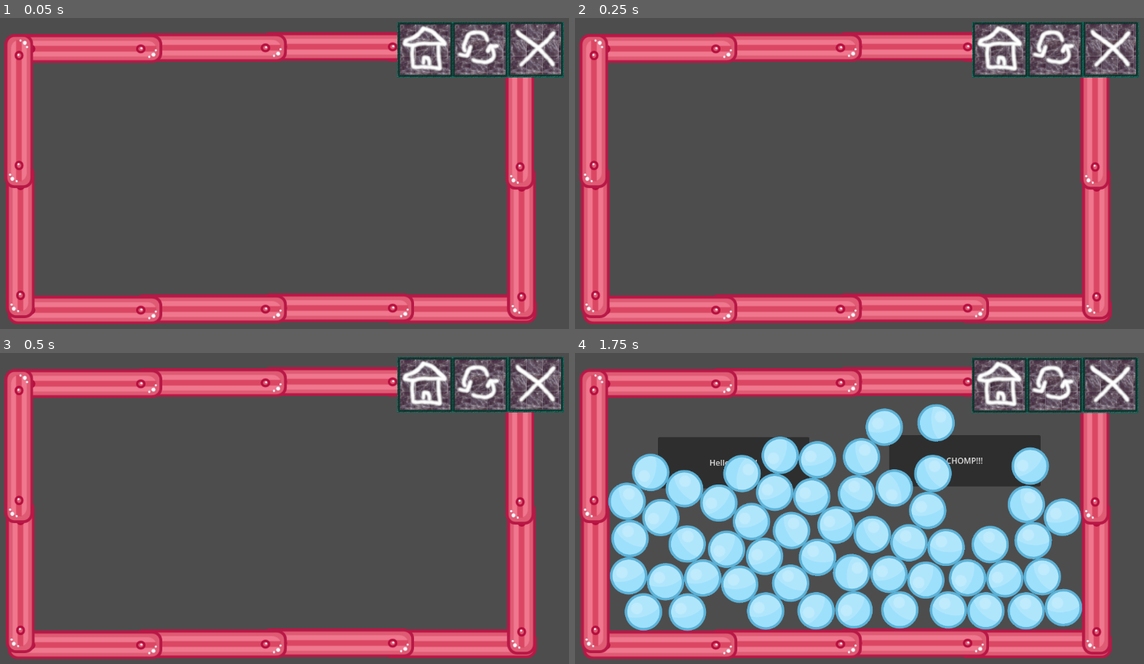
Above: before the commit, frames 1-4 (two rows, left to right).
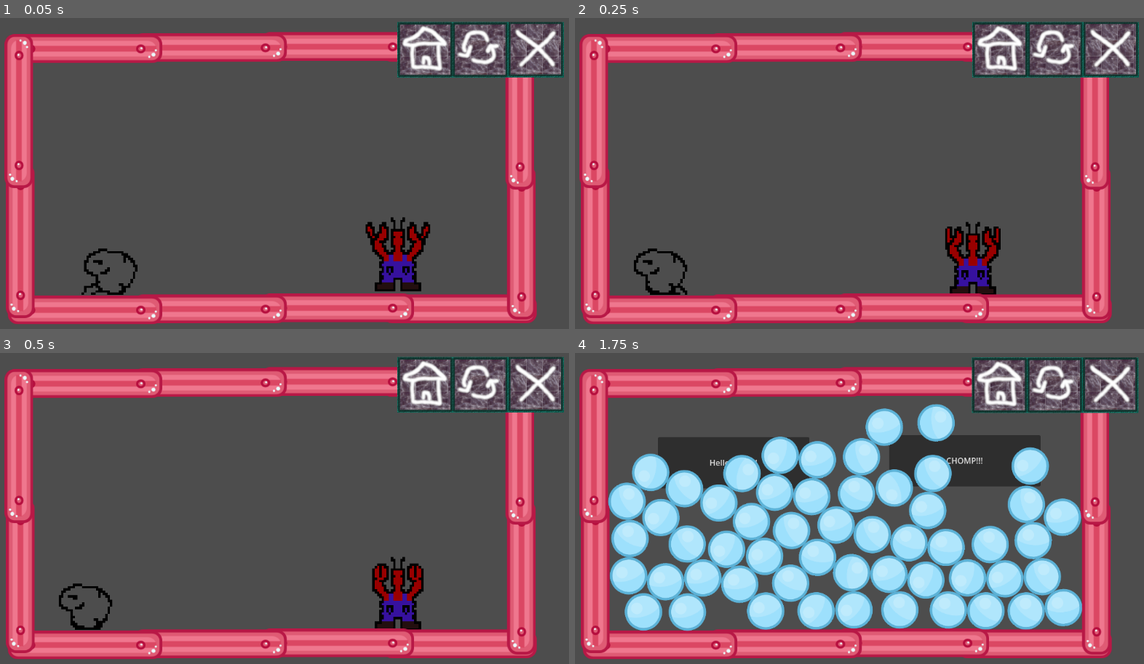
Above: after the commit, the same moments.

Repository: StevenPartridge/godot-learning
Game: Godot game, scene res://Chompers.tscn
The game is run twice, just before and just after one commit, with the same random seed, the same clock (stepped at 60 frames per second) and the same inputs. This scene is started directly instead of the project's main scene.
Inputs (mouse positions are in pixels of both pictures, inside the frame that each line leads up to):
- Up to frame 1 (0.05 s): no input
- Up to frame 2 (0.25 s): no input
- Up to frame 3 (0.5 s): no input
- Up to frame 4 (1.75 s): click (1001, 384) at 0.5 s; move the mouse to (978, 499) at 1.27 s; hold Right (MoveRight, bound only after the commit) from 1.28 s (still down); tap Space (Jump, bound only after the commit) at 1.35, 1.52 s

The runs differ from the first frame. In frame 1, 2.0% of the frame differs, in the area x 14-76%, y 64-90%; in frame 2, 2.0%; in frame 3, 1.9%; in frame 4, nothing differs.

Commit message:
Adds zoidberg and crawler

Diff:
--- a/src/Chompers.tscn
+++ b/src/Chompers.tscn
@@ -1,7 +1,9 @@
-[gd_scene load_steps=3 format=3 uid="uid://watu4dfaugua"]
+[gd_scene load_steps=5 format=3 uid="uid://watu4dfaugua"]
 
 [ext_resource type="PackedScene" uid="uid://duu07u5cans21" path="res://ControlPanel.tscn" id="1_cphbl"]
 [ext_resource type="PackedScene" uid="uid://f061epmdy5ix" path="res://WallFrame.tscn" id="2_8kehj"]
+[ext_resource type="PackedScene" uid="uid://taxej333tepe" path="res://Zoidberg.tscn" id="3_m1blt"]
+[ext_resource type="PackedScene" uid="uid://cco35kvlqahq2" path="res://Crawler.tscn" id="3_macxa"]
 
 [node name="SceneChompers" type="Node2D"]
 
@@ -18,3 +20,11 @@
 [node name="CanvasGroup2" type="CanvasGroup" parent="."]
 
 [node name="WallContainer" parent="CanvasGroup2" instance=ExtResource("2_8kehj")]
+
+[node name="Zoidberg" parent="." instance=ExtResource("3_m1blt")]
+position = Vector2(813, 468)
+scale = Vector2(4.6, 4.6)
+
+[node name="Crawler" parent="." instance=ExtResource("3_macxa")]
+position = Vector2(259, 504)
+scale = Vector2(4.6, 4.6)
--- /dev/null
+++ b/src/Crawler.gd
@@ -0,0 +1,70 @@
+extends CharacterBody2D
+
+@onready var crawler = $AnimatedSprite2D
+var speed = 300 # Adjust speed as needed
+var direction = -1 # -1 for left, 1 for right
+
+var moving_time = 0.2 # Time in seconds the enemy moves before pausing
+var pause_time = 0.8 # Time in seconds the enemy pauses before moving again
+
+var current_time = 0.0 # Time tracker
+var is_moving = true # State tracker
+
+# Called when the node enters the scene tree for the first time.
+func _ready():
+	crawler.play("walk_left")
+
+# Called every frame. 'delta' is the elapsed time since the previous frame.
+func _physics_process(delta):
+
+
+	# Move and slide
+	move_crawler(delta)
+
+	if is_colliding():
+		direction *= -1 # Change direction
+		update_flip()
+		update_animation()
+
+func move_crawler(delta):
+	current_time += delta
+
+	if is_moving:
+		crawl_forward(delta)
+		if current_time >= moving_time:
+			current_time = 0
+			is_moving = false
+	else:
+		if current_time >= pause_time:
+			current_time = 0
+			is_moving = true
+
+func crawl_forward(delta):
+	velocity.x = direction * speed # Set horizontal velocity
+	move_and_slide()
+
+func update_flip():
+	# Flip the sprite based on the direction
+	crawler.flip_h = (direction == 1)
+	reset_vars()
+
+func reset_vars():
+	current_time = 0.0
+	crawler.play("walk_left")
+
+func is_colliding():
+	# Check for collision
+	if get_slide_collision_count() > 0:
+		for i in range(get_slide_collision_count()):
+			var collision = get_slide_collision(i)
+			var colliderName = collision.get_collider().get_name()
+			if colliderName.find("WallSection") != -1: # Check if the collision is with a StaticBody2D (like your walls)
+				return true
+				break # Exit the loop after handling the collision
+	return false
+
+func update_animation():
+	if direction == 1:
+		crawler.play("walk_right")
+	else:
+		crawler.play("walk_left")
--- /dev/null
+++ b/src/Crawler.tscn
@@ -0,0 +1,159 @@
+[gd_scene load_steps=21 format=3 uid="uid://cco35kvlqahq2"]
+
+[ext_resource type="Script" path="res://Crawler.gd" id="1_gvy1c"]
+[ext_resource type="Texture2D" uid="uid://cp2gg54dr0a8h" path="res://assets/animations/Crawler.png" id="2_m7qi3"]
+
+[sub_resource type="AtlasTexture" id="AtlasTexture_dp2d3"]
+atlas = ExtResource("2_m7qi3")
+region = Rect2(0, 0, 25, 20)
+
+[sub_resource type="AtlasTexture" id="AtlasTexture_0r1is"]
+atlas = ExtResource("2_m7qi3")
+region = Rect2(25, 0, 25, 20)
+
+[sub_resource type="AtlasTexture" id="AtlasTexture_0q461"]
+atlas = ExtResource("2_m7qi3")
+region = Rect2(50, 0, 25, 20)
+
+[sub_resource type="AtlasTexture" id="AtlasTexture_wvsej"]
+atlas = ExtResource("2_m7qi3")
+region = Rect2(75, 0, 25, 20)
+
+[sub_resource type="AtlasTexture" id="AtlasTexture_gu4b1"]
+atlas = ExtResource("2_m7qi3")
+region = Rect2(100, 0, 25, 20)
+
+[sub_resource type="AtlasTexture" id="AtlasTexture_fsktk"]
+atlas = ExtResource("2_m7qi3")
+region = Rect2(125, 0, 25, 20)
+
+[sub_resource type="AtlasTexture" id="AtlasTexture_ridlu"]
+atlas = ExtResource("2_m7qi3")
+region = Rect2(150, 0, 25, 20)
+
+[sub_resource type="AtlasTexture" id="AtlasTexture_ptxc6"]
+atlas = ExtResource("2_m7qi3")
+region = Rect2(175, 0, 25, 20)
+
+[sub_resource type="AtlasTexture" id="AtlasTexture_i7ql0"]
+atlas = ExtResource("2_m7qi3")
+region = Rect2(0, 0, 25, 20)
+
+[sub_resource type="AtlasTexture" id="AtlasTexture_md0go"]
+atlas = ExtResource("2_m7qi3")
+region = Rect2(25, 0, 25, 20)
+
+[sub_resource type="AtlasTexture" id="AtlasTexture_ijwta"]
+atlas = ExtResource("2_m7qi3")
+region = Rect2(50, 0, 25, 20)
+
+[sub_resource type="AtlasTexture" id="AtlasTexture_6mtvk"]
+atlas = ExtResource("2_m7qi3")
+region = Rect2(75, 0, 25, 20)
+
+[sub_resource type="AtlasTexture" id="AtlasTexture_17rph"]
+atlas = ExtResource("2_m7qi3")
+region = Rect2(100, 0, 25, 20)
+
+[sub_resource type="AtlasTexture" id="AtlasTexture_jrrb0"]
+atlas = ExtResource("2_m7qi3")
+region = Rect2(125, 0, 25, 20)
+
+[sub_resource type="AtlasTexture" id="AtlasTexture_m035y"]
+atlas = ExtResource("2_m7qi3")
+region = Rect2(150, 0, 25, 20)
+
+[sub_resource type="AtlasTexture" id="AtlasTexture_5bpo0"]
+atlas = ExtResource("2_m7qi3")
+region = Rect2(175, 0, 25, 20)
+
+[sub_resource type="SpriteFrames" id="SpriteFrames_4gkw0"]
+animations = [{
+"frames": [{
+"duration": 1.0,
+"texture": SubResource("AtlasTexture_dp2d3")
+}, {
+"duration": 1.0,
+"texture": SubResource("AtlasTexture_0r1is")
+}, {
+"duration": 1.0,
+"texture": SubResource("AtlasTexture_0q461")
+}, {
+"duration": 1.0,
+"texture": SubResource("AtlasTexture_wvsej")
+}, {
+"duration": 1.0,
+"texture": SubResource("AtlasTexture_gu4b1")
+}, {
+"duration": 1.0,
+"texture": SubResource("AtlasTexture_fsktk")
+}, {
+"duration": 1.0,
+"texture": SubResource("AtlasTexture_ridlu")
+}, {
+"duration": 1.0,
+"texture": SubResource("AtlasTexture_ptxc6")
+}, {
+"duration": 1.0,
+"texture": SubResource("AtlasTexture_ptxc6")
+}, {
+"duration": 1.0,
+"texture": SubResource("AtlasTexture_ptxc6")
+}],
+"loop": true,
+"name": &"walk_left",
+"speed": 10.0
+}, {
+"frames": [{
+"duration": 1.0,
+"texture": SubResource("AtlasTexture_i7ql0")
+}, {
+"duration": 1.0,
+"texture": SubResource("AtlasTexture_md0go")
+}, {
+"duration": 1.0,
+"texture": SubResource("AtlasTexture_ijwta")
+}, {
+"duration": 1.0,
+"texture": SubResource("AtlasTexture_6mtvk")
+}, {
+"duration": 1.0,
+"texture": SubResource("AtlasTexture_17rph")
+}, {
+"duration": 1.0,
+"texture": SubResource("AtlasTexture_jrrb0")
+}, {
+"duration": 1.0,
+"texture": SubResource("AtlasTexture_m035y")
+}, {
+"duration": 1.0,
+"texture": SubResource("AtlasTexture_5bpo0")
+}, {
+"duration": 1.0,
+"texture": SubResource("AtlasTexture_5bpo0")
+}, {
+"duration": 1.0,
+"texture": SubResource("AtlasTexture_5bpo0")
+}],
+"loop": true,
+"name": &"walk_right",
+"speed": 10.0
+}]
+
+[sub_resource type="RectangleShape2D" id="RectangleShape2D_k0m6d"]
+size = Vector2(19, 16)
+
+[node name="Crawler" type="CharacterBody2D"]
+collision_layer = 2
+script = ExtResource("1_gvy1c")
+
+[node name="AnimatedSprite2D" type="AnimatedSprite2D" parent="."]
+texture_filter = 1
+sprite_frames = SubResource("SpriteFrames_4gkw0")
+animation = &"walk_left"
+frame_progress = 0.0513181
+
+[node name="CollisionShape2D" type="CollisionShape2D" parent="."]
+visible = false
+position = Vector2(-0.5, 1)
+shape = SubResource("RectangleShape2D_k0m6d")
--- a/src/EnemyChomper.tscn
+++ b/src/EnemyChomper.tscn
@@ -1,6 +1,4 @@
-[gd_scene load_steps=4 format=3 uid="uid://d21movn28vy3y"]
-
-[ext_resource type="Texture2D" uid="uid://dljj82xwv08aw" path="res://assets/animations/chomper/spritesheet.png" id="1_y5krh"]
+[gd_scene load_steps=3 format=3 uid="uid://d21movn28vy3y"]
 
 [sub_resource type="Animation" id="Animation_ocpmk"]
 resource_name = "Default"
@@ -24,12 +22,12 @@
 "Default": SubResource("Animation_ocpmk")
 }
 
-[node name="EnemyChomper" type="Sprite2D"]
+[node name="EnemyChomper" type="CharacterBody2D"]
 texture_filter = 1
-texture = ExtResource("1_y5krh")
-hframes = 4
 
 [node name="AnimationPlayer" type="AnimationPlayer" parent="."]
 libraries = {
 "": SubResource("AnimationLibrary_4ud80")
 }
+
+[node name="CollisionShape2D" type="CollisionShape2D" parent="."]
--- /dev/null
+++ b/src/Zoidberg.gd
@@ -0,0 +1,49 @@
+extends CharacterBody2D
+
+const SPEED = 300.0
+const JUMP_VELOCITY = -400.0
+const DECELERATION = 0.1 # Deceleration factor for smooth stopping
+
+const MIN_SCALE = 1
+const MAX_SCALE = 3
+
+@onready var animation = $AnimatedSprite2D
+
+# Get the gravity from the project settings to be synced with RigidBody nodes.
+var gravity = ProjectSettings.get_setting("physics/2d/default_gravity")
+
+func _physics_process(delta):
+
+	update_velocity(delta)
+	update_animation_fps()
+	move_and_slide()
+
+func update_velocity(delta):
+		# Add the gravity.
+	if not is_on_floor():
+		velocity.y += gravity * delta
+
+	# Handle Jump.
+	if Input.is_action_just_pressed("Jump") and is_on_floor():
+		velocity.y = JUMP_VELOCITY
+
+	# Handle Horizontal Movement
+	var direction = 0
+	if Input.is_action_pressed("MoveLeft"):
+		direction -= 1
+	if Input.is_action_pressed("MoveRight"):
+		direction += 1
+
+	if direction != 0:
+		animation.play("walking")
+		velocity.x = direction * SPEED
+	else:
+		animation.play("still")
+		# Smooth deceleration when no input is provided
+		velocity.x = lerp(velocity.x, 0.0, DECELERATION)
+
+func update_animation_fps():
+	var current_speed = abs(velocity.x)
+	var max_speed = SPEED
+	var fps = lerp(MIN_SCALE, MAX_SCALE, current_speed / max_speed)
+	animation.speed_scale = fps
--- /dev/null
+++ b/src/Zoidberg.tscn
@@ -0,0 +1,146 @@
+[gd_scene load_steps=22 format=3 uid="uid://taxej333tepe"]
+
+[ext_resource type="Script" path="res://Zoidberg.gd" id="1_w8ta2"]
+[ext_resource type="Texture2D" uid="uid://c42mmskwhc7on" path="res://assets/animations/ZoidbergStill (1).png" id="2_cb4xy"]
+[ext_resource type="Texture2D" uid="uid://bktv52lq3c8ku" path="res://assets/animations/ZoidbergWalking.png" id="3_xk54w"]
+
+[sub_resource type="AtlasTexture" id="AtlasTexture_r480y"]
+atlas = ExtResource("2_cb4xy")
+region = Rect2(0, 0, 32, 32)
+
+[sub_resource type="AtlasTexture" id="AtlasTexture_n15wx"]
+atlas = ExtResource("2_cb4xy")
+region = Rect2(32, 0, 32, 32)
+
+[sub_resource type="AtlasTexture" id="AtlasTexture_16ngd"]
+atlas = ExtResource("2_cb4xy")
+region = Rect2(64, 0, 32, 32)
+
+[sub_resource type="AtlasTexture" id="AtlasTexture_dyb6l"]
+atlas = ExtResource("2_cb4xy")
+region = Rect2(96, 0, 32, 32)
+
+[sub_resource type="AtlasTexture" id="AtlasTexture_mhxa0"]
+atlas = ExtResource("2_cb4xy")
+region = Rect2(128, 0, 32, 32)
+
+[sub_resource type="AtlasTexture" id="AtlasTexture_nk55h"]
+atlas = ExtResource("2_cb4xy")
+region = Rect2(160, 0, 32, 32)
+
+[sub_resource type="AtlasTexture" id="AtlasTexture_qwhna"]
+atlas = ExtResource("2_cb4xy")
+region = Rect2(192, 0, 32, 32)
+
+[sub_resource type="AtlasTexture" id="AtlasTexture_k4gsh"]
+atlas = ExtResource("2_cb4xy")
+region = Rect2(224, 0, 32, 32)
+
+[sub_resource type="AtlasTexture" id="AtlasTexture_tvk5h"]
+atlas = ExtResource("3_xk54w")
+region = Rect2(0, 0, 32, 32)
+
+[sub_resource type="AtlasTexture" id="AtlasTexture_pm110"]
+atlas = ExtResource("3_xk54w")
+region = Rect2(32, 0, 32, 32)
+
+[sub_resource type="AtlasTexture" id="AtlasTexture_a8qy6"]
+atlas = ExtResource("3_xk54w")
+region = Rect2(64, 0, 32, 32)
+
+[sub_resource type="AtlasTexture" id="AtlasTexture_rsgx5"]
+atlas = ExtResource("3_xk54w")
+region = Rect2(96, 0, 32, 32)
+
+[sub_resource type="AtlasTexture" id="AtlasTexture_gllyi"]
+atlas = ExtResource("3_xk54w")
+region = Rect2(128, 0, 32, 32)
+
+[sub_resource type="AtlasTexture" id="AtlasTexture_7tyyt"]
+atlas = ExtResource("3_xk54w")
+region = Rect2(160, 0, 32, 32)
+
+[sub_resource type="AtlasTexture" id="AtlasTexture_dt8jy"]
+atlas = ExtResource("3_xk54w")
+region = Rect2(192, 0, 32, 32)
+
+[sub_resource type="AtlasTexture" id="AtlasTexture_1k3dw"]
+atlas = ExtResource("3_xk54w")
+region = Rect2(224, 0, 32, 32)
+
+[sub_resource type="SpriteFrames" id="SpriteFrames_hmf42"]
+animations = [{
+"frames": [{
+"duration": 1.0,
+"texture": SubResource("AtlasTexture_r480y")
+}, {
+"duration": 1.0,
+"texture": SubResource("AtlasTexture_n15wx")
+}, {
+"duration": 1.0,
+"texture": SubResource("AtlasTexture_16ngd")
+}, {
+"duration": 1.0,
+"texture": SubResource("AtlasTexture_dyb6l")
+}, {
+"duration": 1.0,
+"texture": SubResource("AtlasTexture_mhxa0")
+}, {
+"duration": 1.0,
+"texture": SubResource("AtlasTexture_nk55h")
+}, {
+"duration": 1.0,
+"texture": SubResource("AtlasTexture_qwhna")
+}, {
+"duration": 1.0,
+"texture": SubResource("AtlasTexture_k4gsh")
+}],
+"loop": true,
+"name": &"still",
+"speed": 8.0
+}, {
+"frames": [{
+"duration": 1.0,
+"texture": SubResource("AtlasTexture_tvk5h")
+}, {
+"duration": 1.0,
+"texture": SubResource("AtlasTexture_pm110")
+}, {
+"duration": 1.0,
+"texture": SubResource("AtlasTexture_a8qy6")
+}, {
+"duration": 1.0,
+"texture": SubResource("AtlasTexture_rsgx5")
+}, {
+"duration": 1.0,
+"texture": SubResource("AtlasTexture_gllyi")
+}, {
+"duration": 1.0,
+"texture": SubResource("AtlasTexture_7tyyt")
+}, {
+"duration": 1.0,
+"texture": SubResource("AtlasTexture_dt8jy")
+}, {
+"duration": 1.0,
+"texture": SubResource("AtlasTexture_1k3dw")
+}],
+"loop": true,
+"name": &"walking",
+"speed": 8.0
+}]
+
+[sub_resource type="RectangleShape2D" id="RectangleShape2D_s77qc"]
+size = Vector2(22, 30)
+
+[node name="Zoidberg" type="CharacterBody2D"]
+script = ExtResource("1_w8ta2")
+
+[node name="AnimatedSprite2D" type="AnimatedSprite2D" parent="."]
+texture_filter = 1
+sprite_frames = SubResource("SpriteFrames_hmf42")
+animation = &"walking"
+frame_progress = 0.242417
+speed_scale = 2.0
+
+[node name="CollisionShape2D" type="CollisionShape2D" parent="."]
+shape = SubResource("RectangleShape2D_s77qc")
--- a/src/project.godot
+++ b/src/project.godot
@@ -51,3 +51,22 @@
 "events": [Object(InputEventMouseButton,"resource_local_to_scene":false,"resource_name":"","device":0,"window_id":0,"al …(252 unchanged characters)…
 ]
 }
+Jump={
+"deadzone": 0.5,
+"events": [Object(InputEventKey,"resource_local_to_scene":false,"resource_name":"","device":0,"window_id":0,"alt_pressed":false,"shift_pressed":false,"ctrl_pressed":false,"meta_pressed":false,"pressed":false,"keycode":0,"physical_keycode":32,"key_label":0,"unicode":0,"echo":false,"script":null)
+, Object(InputEventKey,"resource_local_to_scene":false,"resource_name":"","device":-1,"window_id":0,"alt_pressed":false,"shift_pressed":false,"ctrl_pressed":false,"meta_pressed":false,"pressed":false,"keycode":0,"physical_keycode":87,"key_label":0,"unicode":119,"echo":false,"script":null)
+, Object(InputEventKey,"resource_local_to_scene":false,"resource_name":"","device":0,"window_id":0,"alt_pressed":false,"shift_pressed":false,"ctrl_pressed":false,"meta_pressed":false,"pressed":false,"keycode":0,"physical_keycode":4194320,"key_label":0,"unicode":0,"echo":false,"script":null)
+]
+}
+MoveLeft={
+"deadzone": 0.5,
+"events": [Object(InputEventKey,"resource_local_to_scene":false,"resource_name":"","device":-1,"window_id":0,"alt_pressed":false,"shift_pressed":false,"ctrl_pressed":false,"meta_pressed":false,"pressed":false,"keycode":0,"physical_keycode":65,"key_label":0,"unicode":97,"echo":false,"script":null)
+, Object(InputEventKey,"resource_local_to_scene":false,"resource_name":"","device":-1,"window_id":0,"alt_pressed":false,"shift_pressed":false,"ctrl_pressed":false,"meta_pressed":false,"pressed":false,"keycode":0,"physical_keycode":4194319,"key_label":0,"unicode":0,"echo":false,"script":null)
+]
+}
+MoveRight={
+"deadzone": 0.5,
+"events": [Object(InputEventKey,"resource_local_to_scene":false,"resource_name":"","device":-1,"window_id":0,"alt_pressed":false,"shift_pressed":false,"ctrl_pressed":false,"meta_pressed":false,"pressed":false,"keycode":0,"physical_keycode":4194321,"key_label":0,"unicode":0,"echo":false,"script":null)
+, Object(InputEventKey,"resource_local_to_scene":false,"resource_name":"","device":-1,"window_id":0,"alt_pressed":false,"shift_pressed":false,"ctrl_pressed":false,"meta_pressed":false,"pressed":false,"keycode":0,"physical_keycode":68,"key_label":0,"unicode":100,"echo":false,"script":null)
+]
+}
Binary file added: src/assets/animations/Crawler.png
Not shown, added: src/assets/animations/Crawler.png.import
Binary file added: src/assets/animations/ZoidbergStill (1).png
Not shown, added: src/assets/animations/ZoidbergStill (1).png.import
Binary file added: src/assets/animations/ZoidbergWalking.png
Not shown, added: src/assets/animations/ZoidbergWalking.png.import
